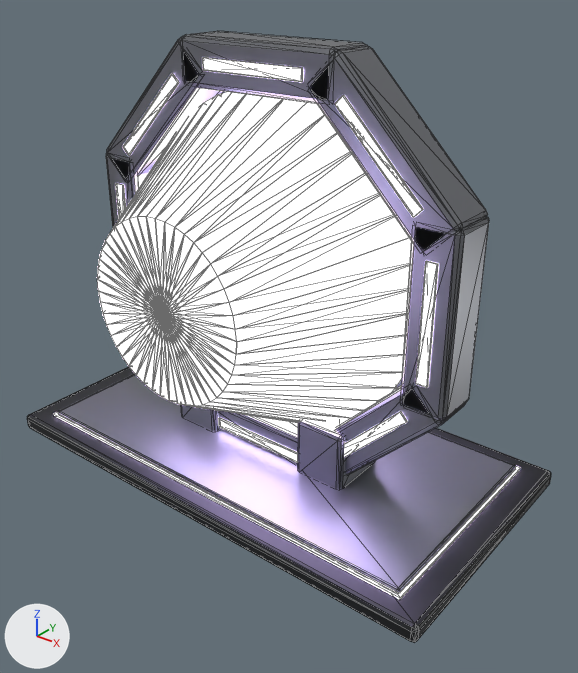
An edit to the glTF model assets/models/portal.glb, drawn before and after from the same camera.
Rendered twice from a 50 mm camera at (3.11, -3.71, 3.29) aimed at (0.19, -0.07, 1.04). Every picture has the same lights, and +X, +Y and +Z are marked at lower left. The older version comes first. Mesh edges are drawn as thin lines. Where no turn or scale is listed for an object, it has been applied to the vertices. Vertices at exactly the same position are counted once.

In view in the first picture: 'Frame'.
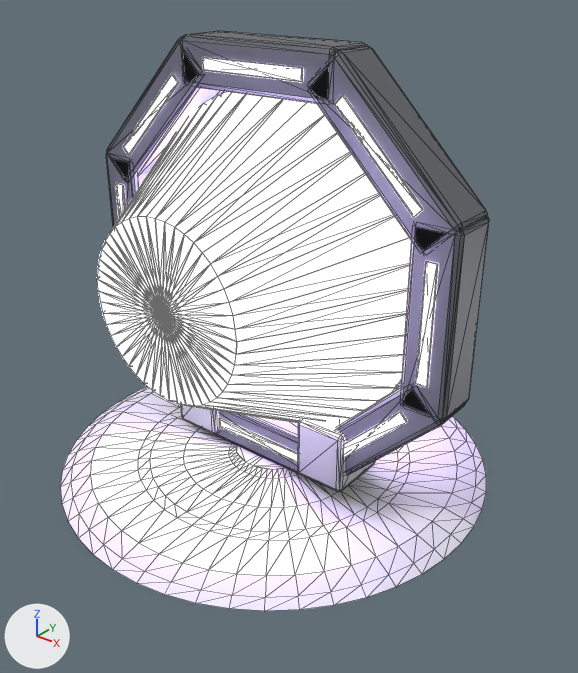
Edits to the bpy script that builds the scene:
```text
Add mat_portaltrim:
    mat_portaltrim = principled_material('PortalTrim')
    mat_portaltrim.base_color = (0.62, 0.64, 0.67)  # light grey #ced1d6
    mat_portaltrim.metallic = 0.3
    mat_portaltrim.roughness = 0.4
Add mat_portalframe:
    mat_portalframe = principled_material('PortalFrame')
    mat_portalframe.base_color = (0.16, 0.17, 0.19)  # grey #6f7379
    mat_portalframe.metallic = 0.4
    mat_portalframe.roughness = 0.45
Add mat_mi_trim_02:
    mat_mi_trim_02 = principled_material('MI_Trim_02')
    mat_mi_trim_02.base_color = (0.8, 0.8, 0.8)  # white #e7e7e7
    mat_mi_trim_02.metallic = 1.0
    mat_mi_trim_02.roughness = 1.0
Add mat_mi_trim_01:
    mat_mi_trim_01 = principled_material('MI_Trim_01')
    mat_mi_trim_01.base_color = (0.8, 0.8, 0.8)  # white #e7e7e7
    mat_mi_trim_01.metallic = 1.0
    mat_mi_trim_01.roughness = 1.0
Change me_frame:
    used by ob_frame; location = (0.0, 0.0, 0.0)
    remove me_frame.from_pydata(...)  # 1094 vertices, 2076 faces; spans x -1.7..1.7, y -0.96..0.96, z 0.0..2.83
    remove me_frame.materials.append(mat_walltrim)  # dark grey #303235
    add me_frame.from_pydata(...)  # 974 vertices, 1848 faces; spans x -1.38..1.38, y -0.96..0.96, z 0.07..2.83
    me_frame part 1: the loose piece of 56 vertices spanning x -1.7..1.7, y -0.9..0.9, z 0.0..0.12 is deleted
    me_frame part 2: the loose piece of 56 vertices spanning x -1.5..1.5, y -0.75..0.75, z 0.12..0.16 is deleted
    me_frame part 3: the loose piece of 8 vertices spanning x -1.52..1.52, y -0.77..0.77, z 0.11..0.14 is deleted
    me_frame part 4: 864 faces spanning x -1.38..1.38, y -0.17..0.17, z 0.07..2.83 switch from mat_framemetal (grey #818489) to mat_portalframe (grey #6f7379)
    me_frame part 5: 216 faces spanning x -0.73..0.73, y -0.22..0.22, z 0.12..0.55 switch from mat_framemetal (grey #818489) to mat_portaltrim (light grey #ced1d6)
Add me_cylinder_012:
    me_cylinder_012.from_pydata(...)  # 385 vertices, 720 faces; spans x -1.5..1.5, y -1.5..1.5, z -0.01..0.07
    # faces by material slot: [528, 192]
    me_cylinder_012.materials.append(mat_mi_trim_02)  # white #e7e7e7
    me_cylinder_012.materials.append(mat_mi_trim_01)  # white #e7e7e7
Add ob_pad:
    ob_pad = bpy.data.objects.new('Pad', me_cylinder_012)
    ob_pad.location = (0.0, 0.0, 0.0)
```

Where the change shows, as pixel boxes [x1, y1, x2, y2] in the pictures (578 x 673 px):
'Frame', reshaped (25% narrower, 25% shorter): before [27, 31, 551, 642]; after [97, 31, 489, 492]
'Pad', added: after [60, 384, 486, 611]
    faces in mat_mi_trim_02 (white #e7e7e7): [60, 384, 486, 611]
    faces in mat_mi_trim_01 (white #e7e7e7): [150, 415, 398, 531]
part 1 of me_frame, deleted: before [27, 367, 551, 642]
part 2 of me_frame, deleted: before [58, 374, 516, 593]
part 3 of me_frame, deleted: before [54, 412, 520, 599]
part 4 of me_frame, recoloured: before [106, 39, 489, 475]; after [106, 39, 489, 484]
part 5 of me_frame, recoloured (lighter): [181, 405, 375, 489] in both
